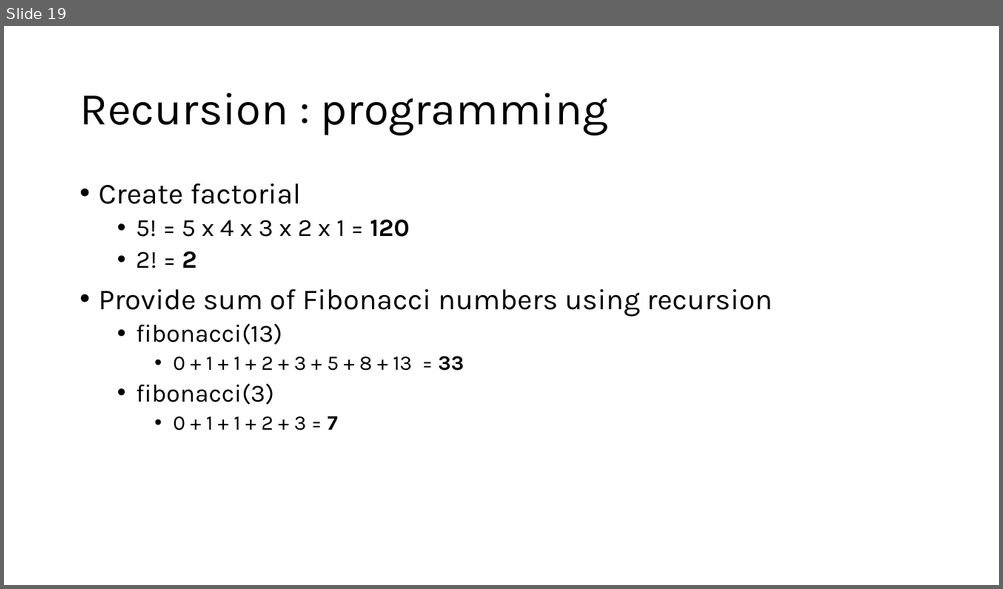
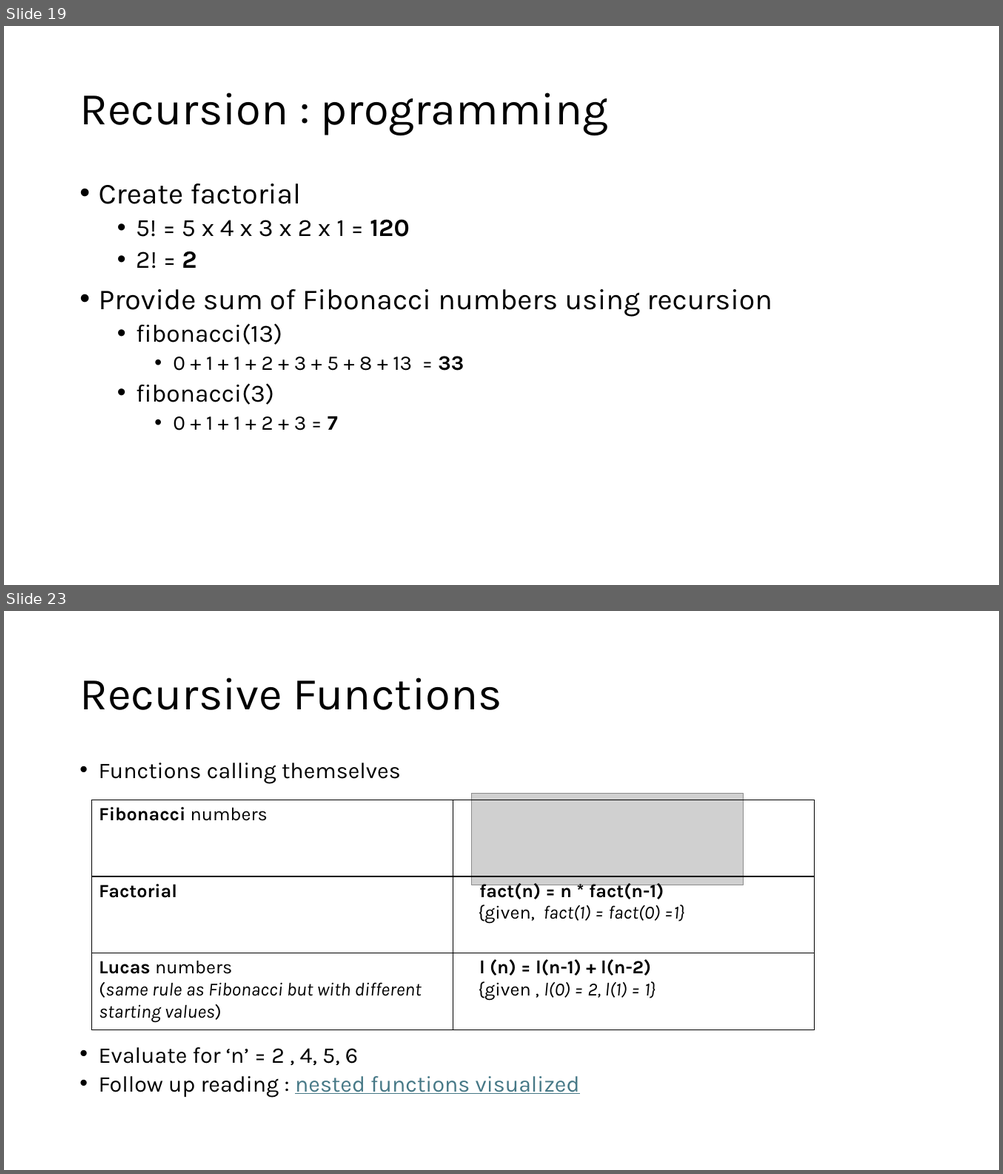
Before and after one commit to MoklaEducation/ems_winter_2025_acsl101, a slide deck: all/ExploringCSConceptsViaACSLCompetitions_all.pptx. Shown one above the other, each under a label of ours: slide 19 before the commit, slides 19 and 23 after it; the slides between them are not shown. The pictures are 1003x589 and 1003x1174 pixels, drawn with LibreOffice and Linux fonts; fonts in the diff are those of the drawing; grey boxes stand for pictures. Boxes give left, top, right and bottom in pixels: in the first picture for what was removed or moved away, otherwise in the second. Text is boxed around its words. In the diff, an @@ line names an element or a change of style, - is before the commit and + after.

Commit message:
week 4 , functions, array practice

```diff
--- a/all/ExploringCSConceptsViaACSLCompetitions_all.pptx
+++ b/all/ExploringCSConceptsViaACSLCompetitions_all.pptx
@@ slide 23 added at <box>4,611,999,1170</box>, background #FFFFFF @@
@@ title added at <box>79,678,502,710</box>, 44 pt, text #000000 @@
+Recursive Functions
@@ text added at <box>99,763,580,1098</box>, 21.7 pt, text #000000 @@
+• Functions calling themselves
+• Evaluate for ‘n’ = 2 , 4, 5, 6
+• Follow up reading : nested functions visualized
@@ table added at <box>91,800,815,1031</box>, 3 rows, 2 columns @@
+Fibonacci numbers | 
+Factorial | fact(n) = n * fact(n-1) / {given, fact(1) = fact(0) =1}
+Lucas numbers (same rule as Fibonacci but with different starting values) | l (n) = l(n-1) + l(n-2) / {given , l(0) = 2, l(1) = 1}
@@ picture added at <box>471,793,743,885</box> @@
```
Also in this commit, not shown: 2 slides changed, 4 other slides added, 1 other file.
